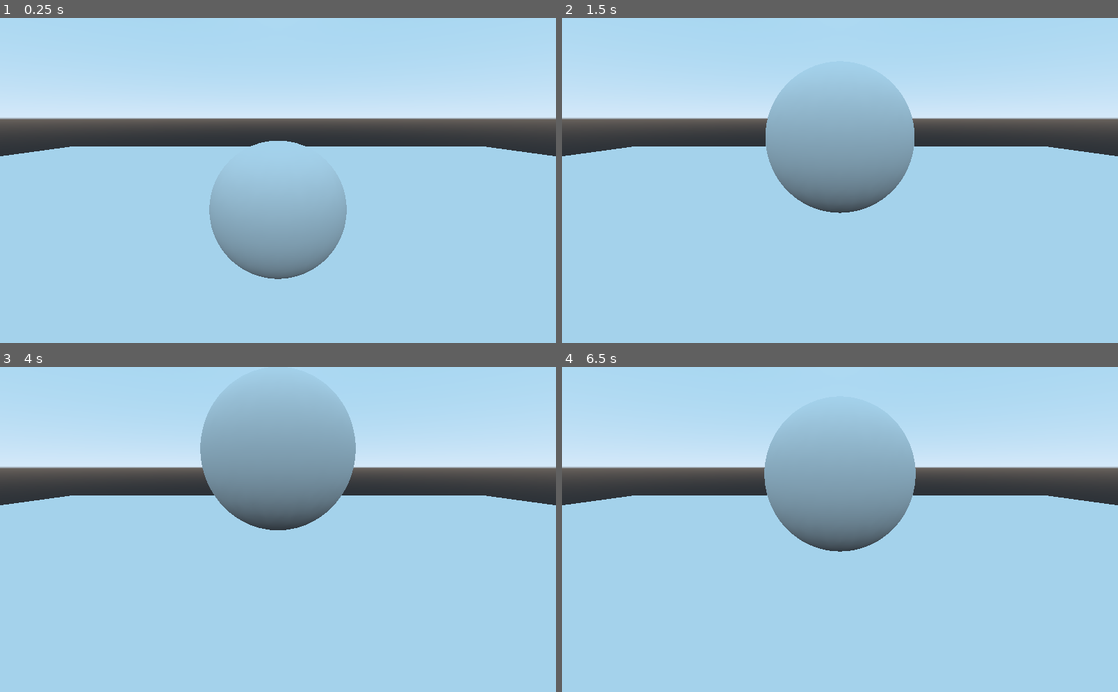
Above: before the commit, frames 1-4 (two rows, left to right).
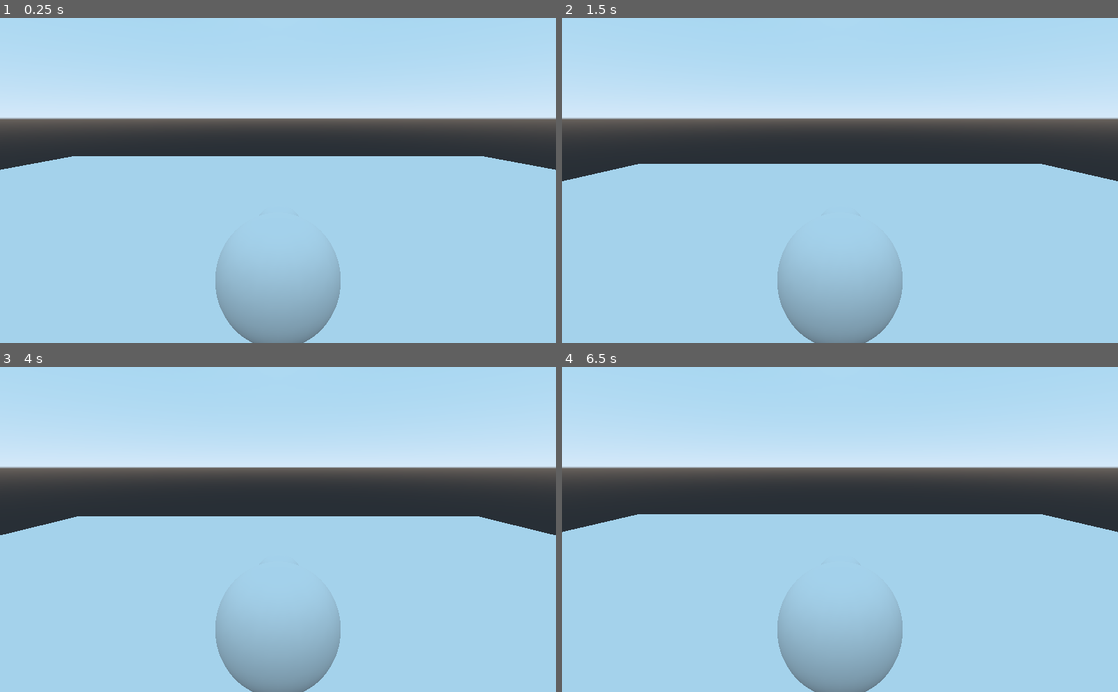
Above: after the commit, the same moments.

Repository: captainnintendo/CNvN
Game: Godot game, scene res://character.tscn
The game is run twice, just before and just after one commit, with the same random seed, the same clock (stepped at 60 frames per second) and the same inputs.
Inputs (mouse positions are in pixels of both pictures, inside the frame that each line leads up to):
- Up to frame 1 (0.25 s): no input
- Up to frame 2 (1.5 s): tap Enter at 0.5 s; move the mouse to (962, 164) at 0.52 s; tap Space at 1.25 s; move the mouse to (728, 196) at 1.27 s
- Up to frame 3 (4 s): move the mouse to (333, 458) at 2.02 s; tap Enter at 2.75 s; move the mouse to (250, 594) at 2.77 s; tap Space at 3.5 s; move the mouse to (444, 578) at 3.52 s
- Up to frame 4 (6.5 s): move the mouse to (673, 480) at 4.27 s; tap Enter at 5 s; move the mouse to (867, 529) at 5.02 s; tap Space at 5.75 s; move the mouse to (756, 448) at 5.77 s

The runs differ from the first frame. In frame 1, 13% of the frame differs, in the area x 0-100%, y 37-100%; in frame 2, 17%; in frame 3, 19%, in the area x 0-100%, y 6-100%; in frame 4, 18%.

Commit message:
Update character.tscn

Diff:
--- a/game/character.tscn
+++ b/game/character.tscn
@@ -65,6 +65,9 @@
 transform = Transform( 1, 0, 0, 0, 1, 0, 0, 0, 1, 0, 0.830485, 0 )
 script = SubResource( 3 )
 
+[node name="Camera" type="Camera" parent="KinematicBody"]
+transform = Transform( 1, 0, 0, 0, 0.965926, 0.258819, 0, -0.258819, 0.965926, 0, 3.47752, 3.3 )
+
 [node name="MeshInstance" type="MeshInstance" parent="KinematicBody"]
 transform = Transform( 1, 0, 0, 0, 1, 0, 0, 0, 1, 0, 1, 0 )
 mesh = SubResource( 4 )
@@ -77,6 +80,3 @@
 
 [node name="CollisionShape" type="CollisionShape" parent="KinematicBody"]
 shape = SubResource( 6 )
-
-[node name="Camera" type="Camera" parent="."]
-transform = Transform( 1, 0, 0, 0, 0.965926, 0.258819, 0, -0.258819, 0.965926, 0, 4.308, 3.3 )
